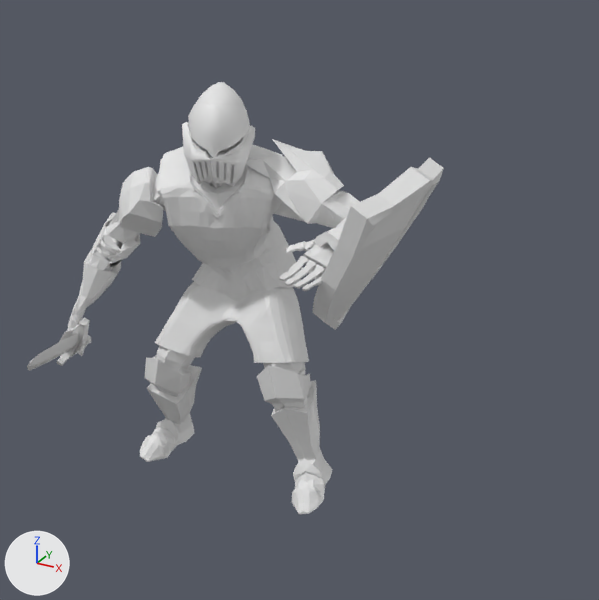
The OBJ model OpenGL_Framework/OpenGL_Framework/Assets/Models/KnightAnimations/UpSpecialPoses/UpSpecial1.obj: old version first, new version second.
Camera for both pictures: a camera (50 mm lens) standing at (3.8, -6.01, 4.99) and looking at (0.85, -0.64, 2.3). Arrows for +X, +Y and +Z are at lower left; the lights stay in place. Where no turn or scale is listed for an object, it has been applied to the vertices.

The first picture shows 'UpSpecial1'.
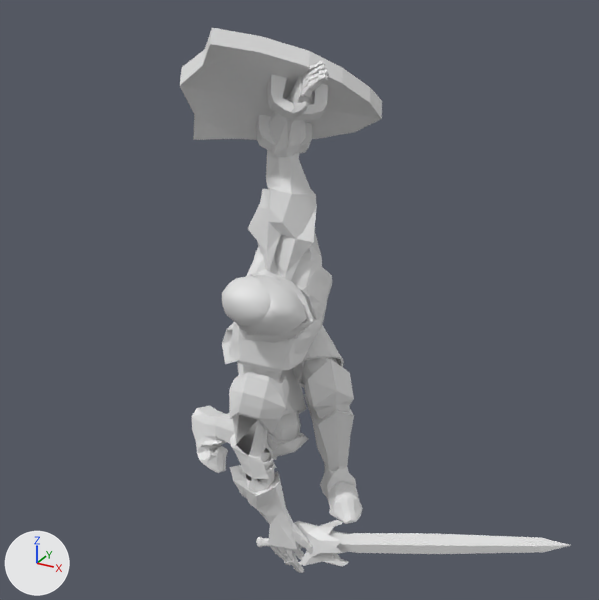
Changed parts and their boxes [x1, y1, x2, y2] in the pictures (599 x 600 px; the box of a moved part takes in the faces that stretch with it):
'UpSpecial1', reshaped (6% narrower, 26% taller): before [27, 82, 444, 514]; after [180, 28, 571, 573]
part 1 of me_upspecial1, moved or reshaped: before [27, 317, 90, 371]; after [256, 520, 571, 566]
part 2 of me_upspecial1, moved or reshaped: before [307, 157, 444, 330]; after [180, 28, 382, 153]
part 3 of me_upspecial1, moved or reshaped: before [188, 104, 250, 158]; after [235, 274, 307, 336]
part 4 of me_upspecial1, moved or reshaped: before [67, 82, 360, 514]; after [192, 61, 363, 573]

Diff of the bpy script that builds the scene:
```diff
--- a/OpenGL_Framework/OpenGL_Framework/Assets/Models/KnightAnimations/UpSpecialPoses/UpSpecial1.obj.py
+++ b/OpenGL_Framework/OpenGL_Framework/Assets/Models/KnightAnimations/UpSpecialPoses/UpSpecial1.obj.py
@@ me_upspecial1 @@
 # used by ob_upspecial1; location = (0.0, 0.0, 0.0)
-me_upspecial1.from_pydata(...)  # 4917 vertices, 9649 faces; spans x -1.65..1.76, y -2.74..0.61, z -0.02..3.89
+me_upspecial1.from_pydata(...)  # 4917 vertices, 9649 faces; spans x -0.74..3.12, y -1.03..0.9, z -0.66..4.37
+# me_upspecial1 part 1: the loose piece of 498 vertices spanning x -1.65..0.03, y -2.74..-0.54, z 1.31..2.48 is multiplied about its middle by the matrix ((0.397, -0.9, 0.178), (0.902, 0.347, -0.256), (0.169, 0.263, 0.95)), then moved by (2.5, 1.37, -1.99)
+# me_upspecial1 part 2: the loose piece of 550 vertices spanning x 0.79..1.76, y -0.94..0.37, z 1.86..3.41 is multiplied about its middle by the matrix ((-0.687, -0.444, -0.575), (0.318, 0.529, -0.787), (0.653, -0.724, -0.222)), then moved by (-0.9, 0.25, 1.2)
+# me_upspecial1 part 3: the loose piece of 106 vertices spanning x -0.36..0.17, y -0.64..-0.08, z 3.36..3.76 is multiplied about its middle by the matrix ((0.493, -0.865, -0.093), (0.34, 0.29, -0.894), (0.801, 0.409, 0.437)), then moved by (0.67, -0.39, -1.36)
+# me_upspecial1 part 4: 3763 of 4917 vertices moved; they spanned x -1.63..1.28, y -0.99..0.61, z -0.02..3.89 and now span x -0.74..1.23, y -1.03..0.9, z -0.66..4.13; mean shift (0.69, 0.12, -0.62); largest move (-1.39, -0.8, 1.54) -> (0.79, -0.45, -0.65)
```
